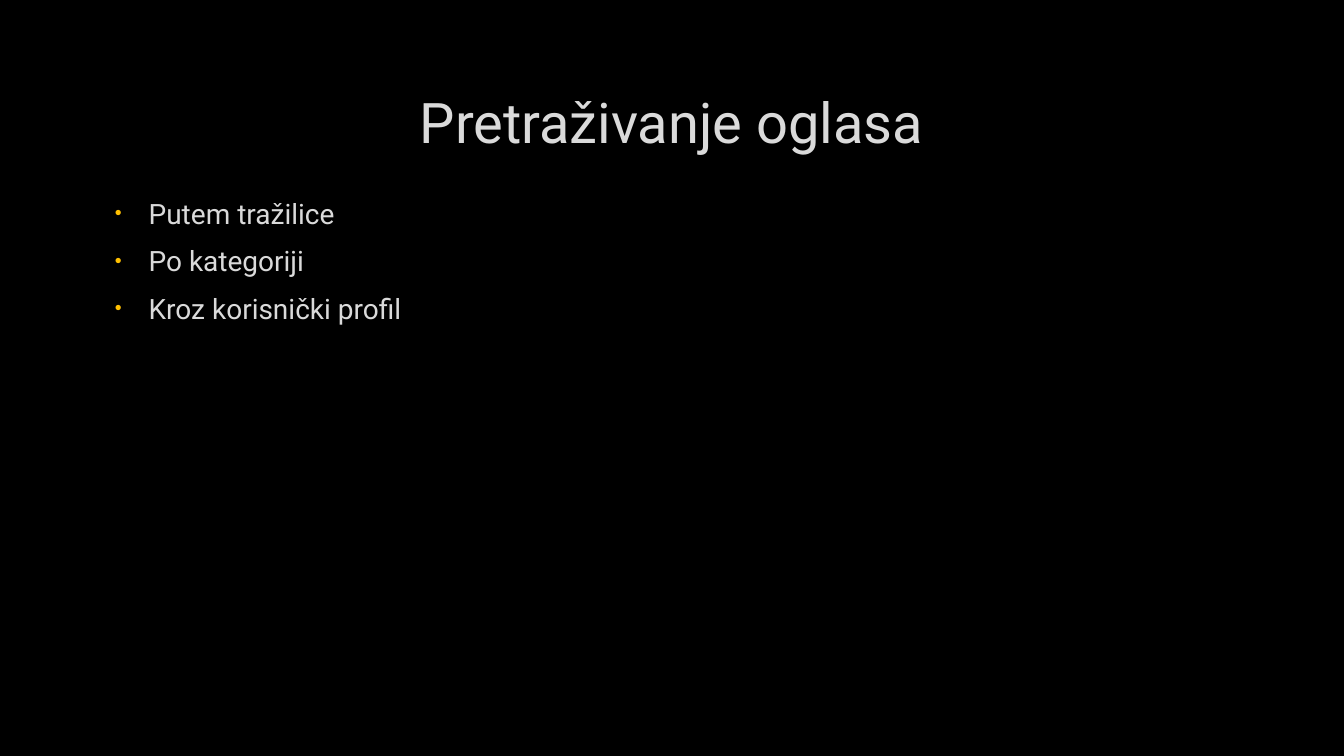
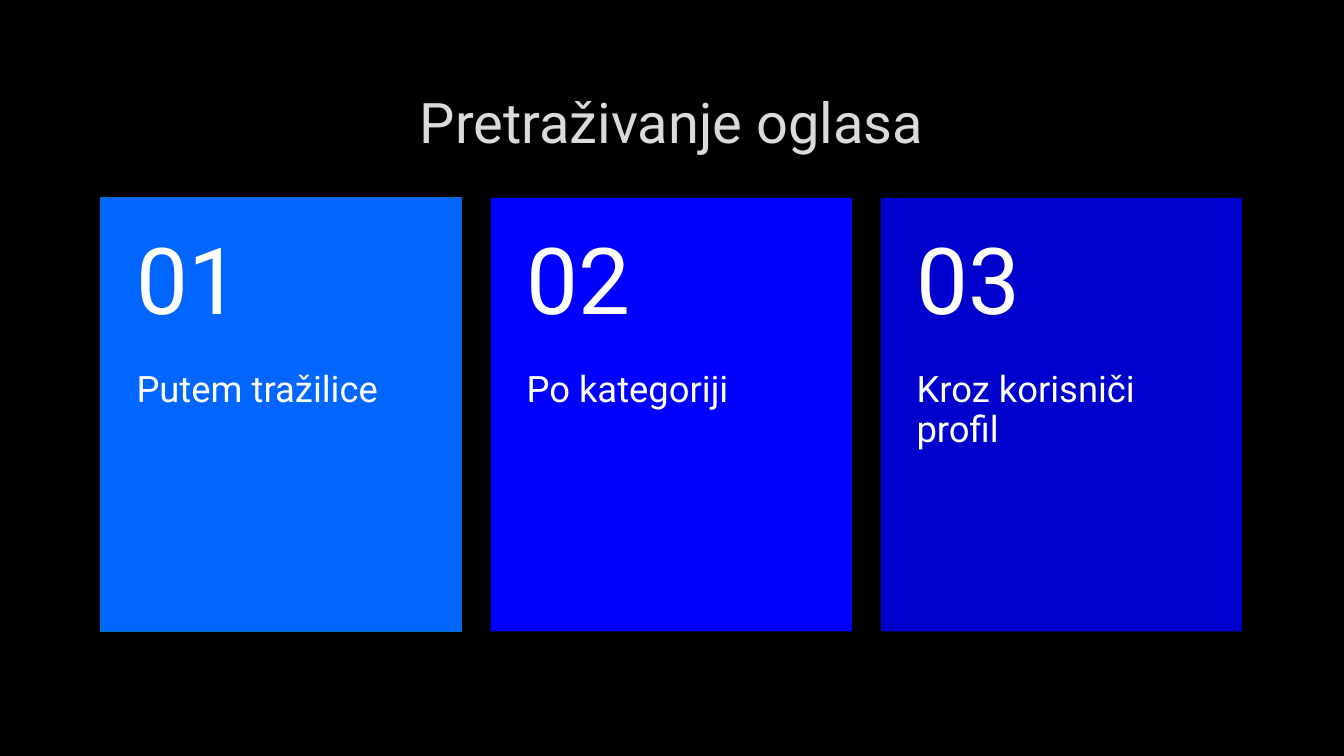
Before and after one commit to ararune/stproprint, a slide deck: slide 13 of Prezentacija.pptx. Drawn at 1344x756 pixels with LibreOffice and Linux fonts; fonts in the diff are those of the drawing; background and template pictures are left out. Boxes give left, top, right and bottom in pixels: in the first picture for what was removed or moved away, otherwise in the second. Text is boxed around its words. In the diff, an @@ line names an element or a change of style, - is before the commit and + after.

```diff
--- a/Prezentacija.pptx
+++ b/Prezentacija.pptx
@@ text removed at [149, 203, 401, 325] @@
-• Putem tražilice
-• Po kategoriji
-• Kroz korisnički profil
@@ group added at [101, 198, 1242, 631]: 6 texts, 3 rectangles @@
+Putem tražilice
+01
+Po kategoriji
+02
+Kroz korisniči profil
+03
```
Also in this commit, not shown: 5 other slides changed.
